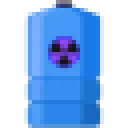
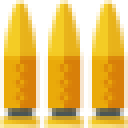
Layered file, before and after one edit (w=128, h=128). Changes by layer:
hid "coolant" over (24, 0, 104, 128)
showed "ammo" over (0, 0, 128, 128)
